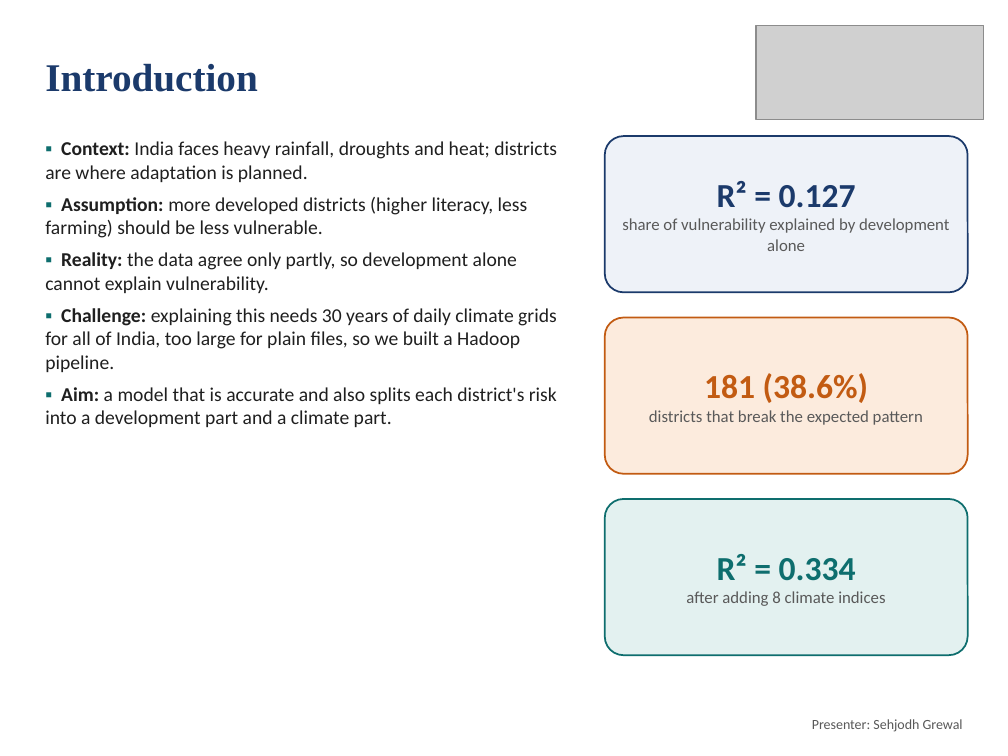
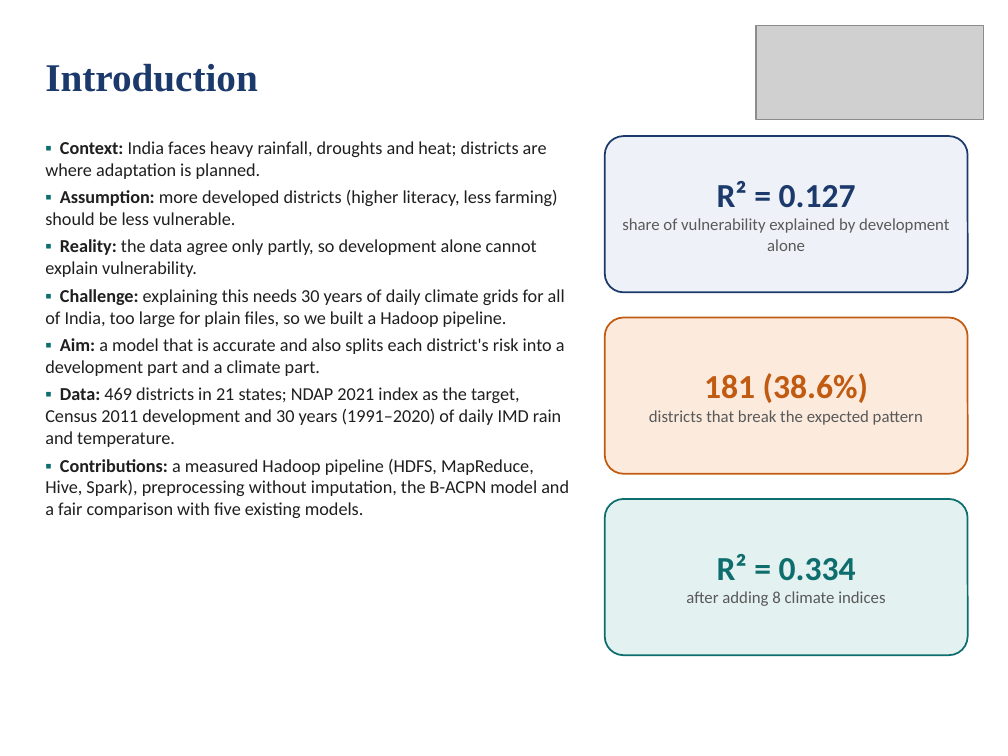
Before and after one commit to deepankarkumar1310/hadoop-ml-algorithm-, a slide deck: slide 4 of docs/Review3_Deck.pptx. Drawn at 1008x756 pixels with LibreOffice and Linux fonts; fonts in the diff are those of the drawing; grey boxes stand for pictures. Boxes give left, top, right and bottom in pixels: in the first picture for what was removed or moved away, otherwise in the second. Text is boxed around its words. In the diff, an @@ line names an element or a change of style, - is before the commit and + after.

Commit message:
Deck: longer abstract and introduction; presenter labels removed

```diff
--- a/docs/Review3_Deck.pptx
+++ b/docs/Review3_Deck.pptx
@@ text at (45,141,565,376): size 14 to 13 pt in "▪ Context: India faces heavy rainfall, droughts ...", "▪ Assumption: more developed districts (higher literacy, ...", "▪ Reality: the data agree only partly, ...", "▪ Challenge: explaining this needs 30 years ..." and 1 more places; less space between paragraphs @@
@@ text at (45,387,569,518): paragraphs added @@
+▪ Data: 469 districts in 21 states; NDAP 2021 index as the target, Census 2011 development and 30 years (1991–2020) of daily IMD rain and temperature.
+▪ Contributions: a measured Hadoop pipeline (HDFS, MapReduce, Hive, Spark), preprocessing without imputation, the B-ACPN model and a fair comparison with five existing models.
@@ text removed at (812,719,963,732) @@
-Presenter: Sehjodh Grewal
```
Also in this commit, not shown: 42 other slides changed, 1 other file.
